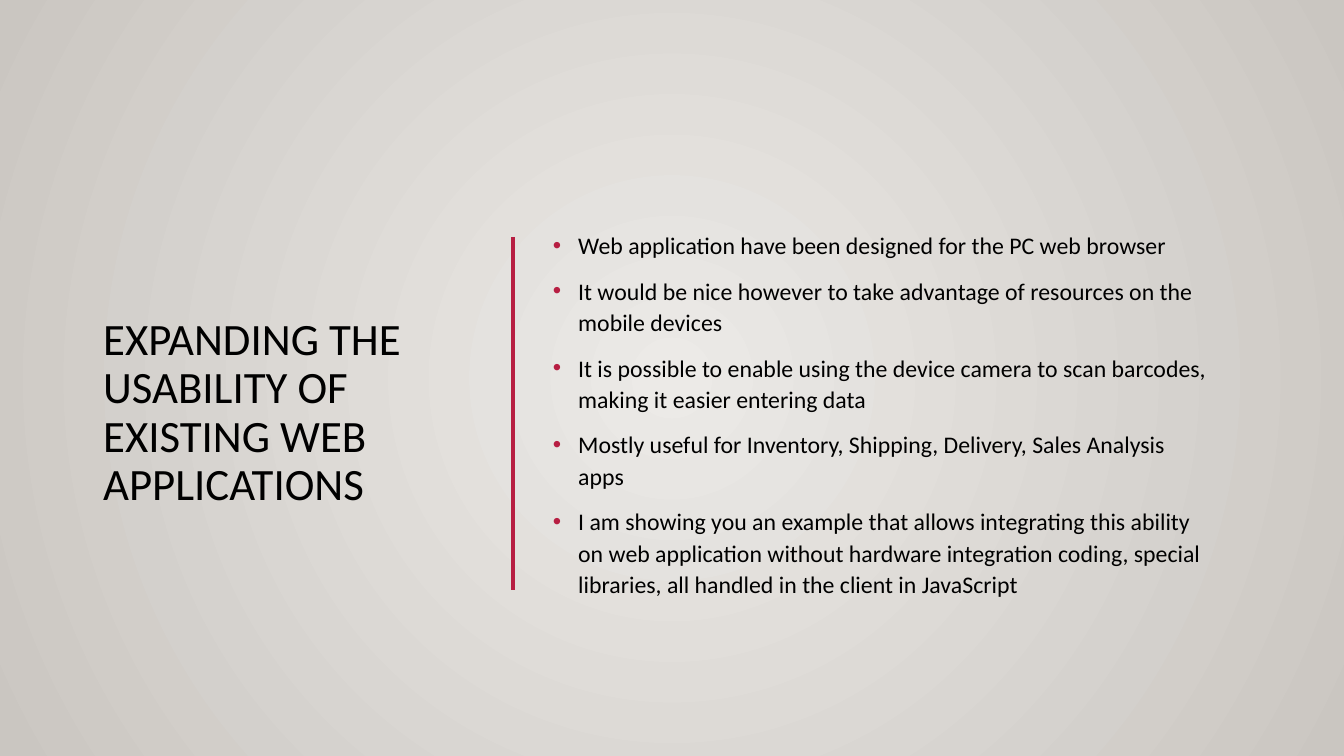
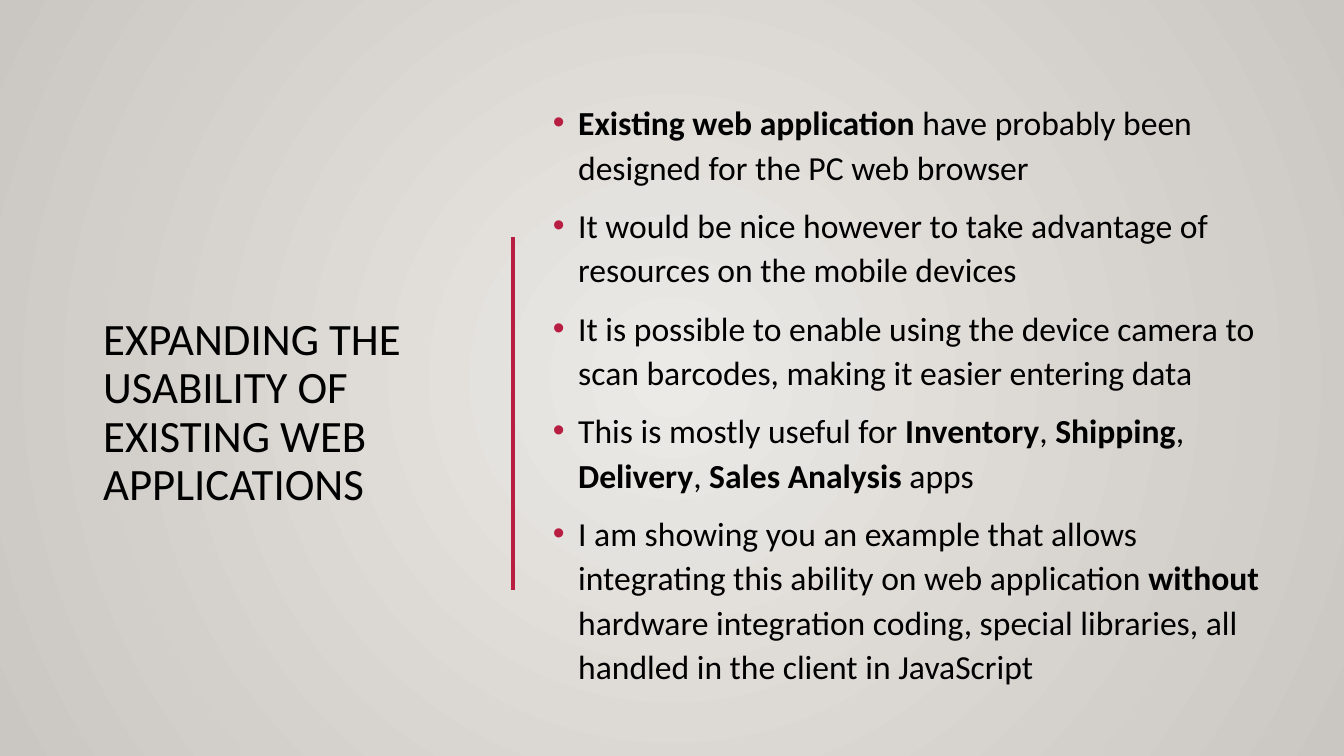
Before and after one commit to NicolaZordan/NicolaZordan, a slide deck: slide 2 of barcodeScanner/barcodeScanner.pptx. Drawn at 1344x756 pixels with LibreOffice and Linux fonts; fonts in the diff are those of the drawing; background and template pictures are left out. Boxes give left, top, right and bottom in pixels: in the first picture for what was removed or moved away, otherwise in the second. Text is boxed around its words. In the diff, an @@ line names an element or a change of style, - is before the commit and + after.

Commit message:
updated ppt

```diff
--- a/barcodeScanner/barcodeScanner.pptx
+++ b/barcodeScanner/barcodeScanner.pptx
@@ text "Existing web application have probably ...": place and size @@
-text "Existing web application have probably ..." at <box>578,237,1206,597</box>
+text "Existing web application have probably ..." at <box>578,111,1259,685</box>
@@ text at <box>578,111,1192,186</box>: text changed; size 17 to 24 pt @@
-• Web application have been designed for the PC web browser
+• Existing web application have probably been designed for the PC web browser
@@ text at <box>578,214,1259,685</box>: size 17 to 24 pt in "It would be nice however to take ...", "It is possible to enable using the ...", "I am showing you an example that ..."; bold on in "without" @@
@@ text at <box>578,419,1184,494</box>: text changed; size 17 to 24 pt; bold on @@
-• Mostly useful for Inventory, Shipping, Delivery, Sales Analysis apps
+• This is mostly useful for Inventory, Shipping, Delivery, Sales Analysis apps
```
Also in this commit, not shown: 4 other slides changed.
